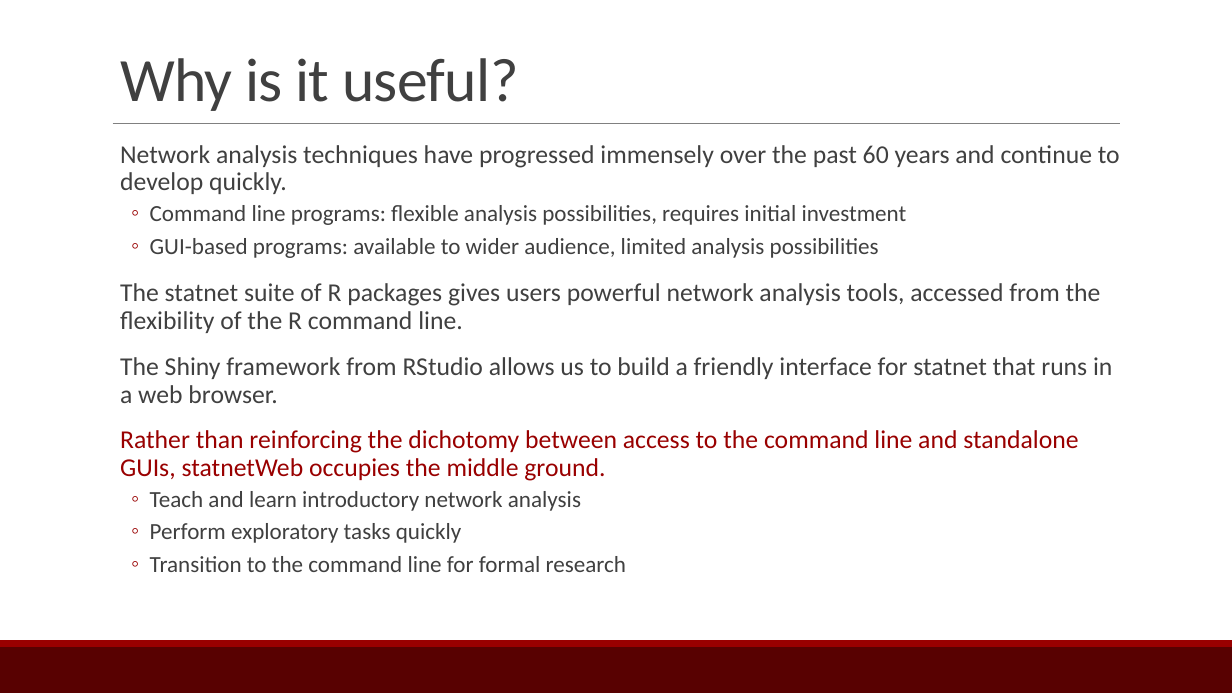
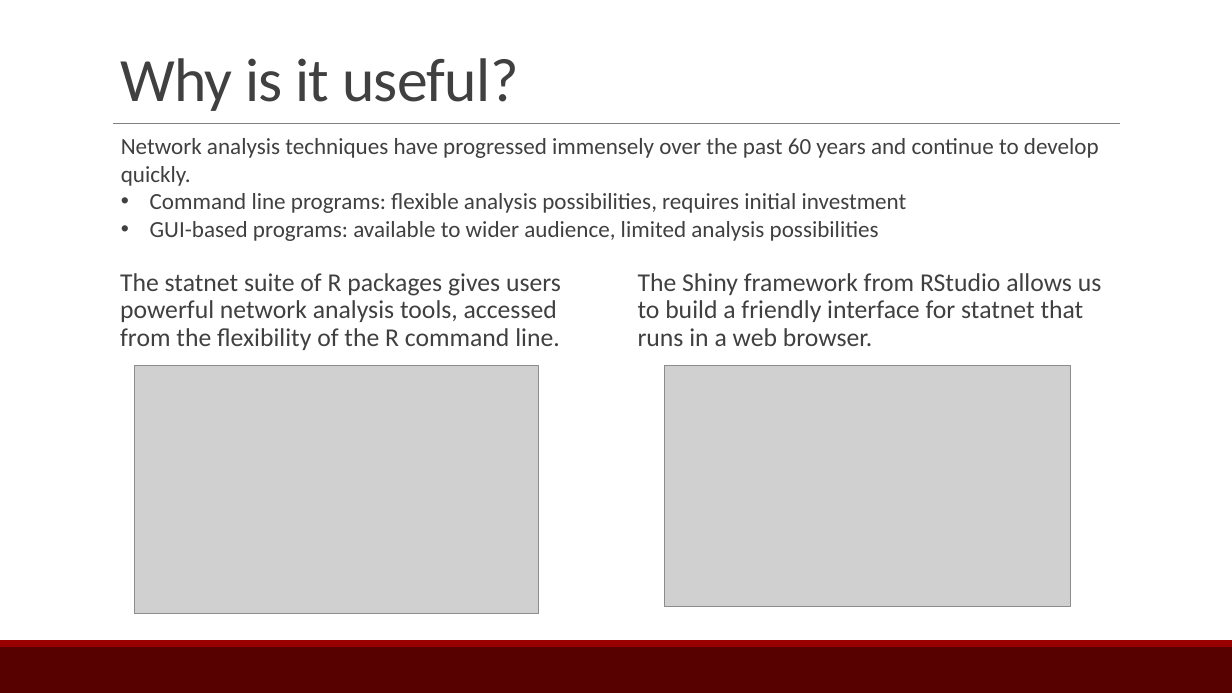
Before and after one commit to ebey/sunbelt2015, a slide deck: slide 3 of statnetWeb_slides.pptx (slide 4 before the commit). Drawn at 1232x693 pixels with LibreOffice and Linux fonts; fonts in the diff are those of the drawing; grey boxes stand for pictures. Boxes give left, top, right and bottom in pixels: in the first picture for what was removed or moved away, otherwise in the second. Text is boxed around its words. In the diff, an @@ line names an element or a change of style, - is before the commit and + after.

Commit message:
slides and images

```diff
--- a/statnetWeb_slides.pptx
+++ b/statnetWeb_slides.pptx
@@ text at [120,145,1120,258]: paragraphs removed @@
-  Network analysis techniques have progressed immensely over the past 60 years and continue to develop quickly.
-  ◦ Command line programs: flexible analysis possibilities, requires initial investment
-  ◦ GUI-based programs: available to wider audience, limited analysis possibilities
@@ text added at [121,138,1099,241], 18 pt, text #404040 @@
+Network analysis techniques have progressed immensely over the past 60 years and continue to develop quickly.
+• Command line programs: flexible analysis possibilities, requires initial investment
+• GUI-based programs: available to wider audience, limited analysis possibilities
@@ text "The statnet suite of R ...": place and size @@
-text "The statnet suite of R ..." at [120,145,1120,572]
+text "The statnet suite of R ..." at [120,273,561,350]
@@ text added at [638,273,1102,346], 20 pt, text #404040 @@
+  The Shiny framework from RStudio allows us to build a friendly interface for statnet that runs in a web browser.
@@ text at [120,357,1112,572]: paragraphs removed @@
-  The Shiny framework from RStudio allows us to build a friendly interface for statnet that runs in a web browser.
-  Rather than reinforcing the dichotomy between access to the command line and standalone GUIs, statnetWeb occupies the middle ground.
-  ◦ Teach and learn introductory network analysis
-  ◦ Perform exploratory tasks quickly
-  ◦ Transition to the command line for formal research
@@ picture added at [134,366,539,614] @@
@@ picture added at [665,365,1071,606] @@
```
Also in this commit, not shown: 15 other slides changed, 9 slides added, 1 slide removed, 5 other files.
